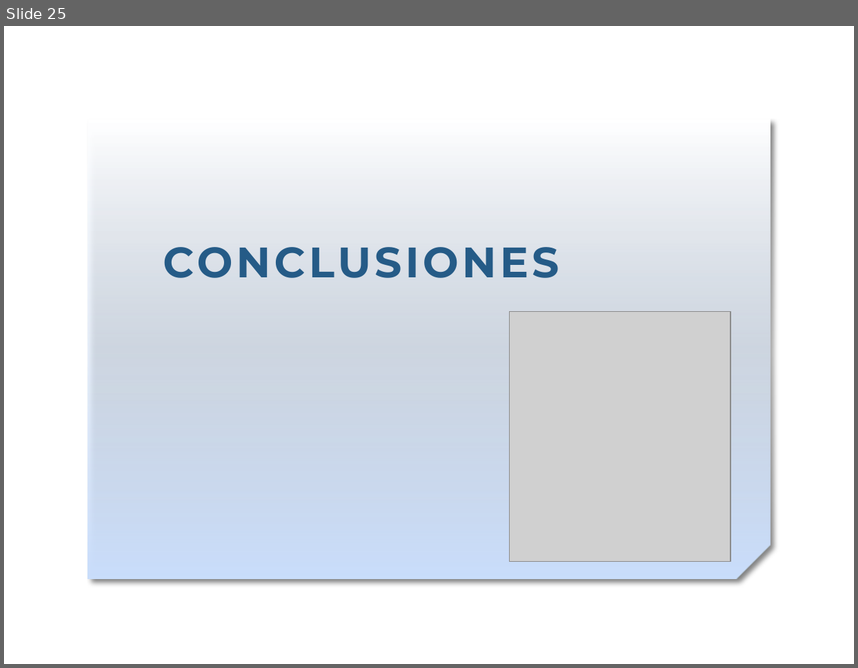
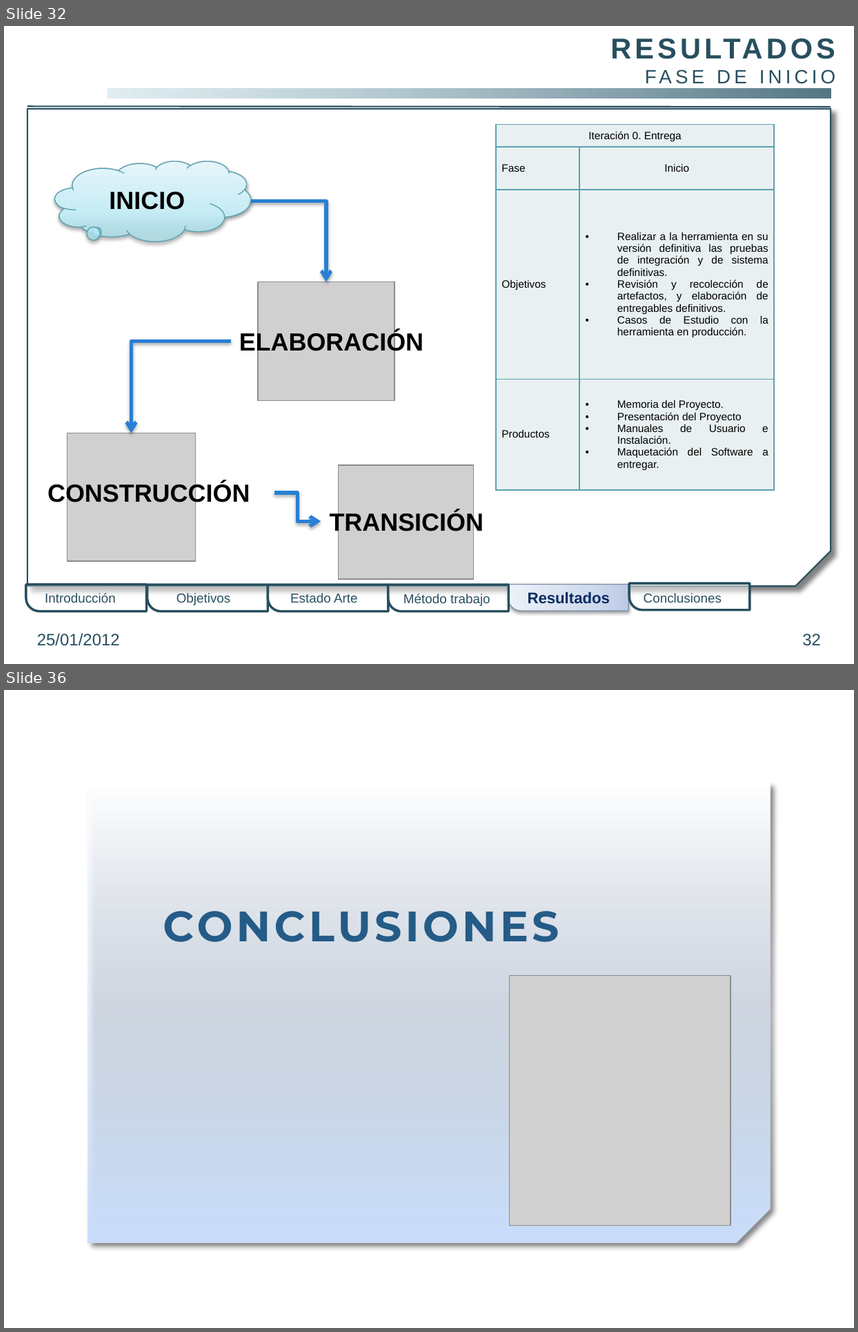
Before and after one commit to gangadhar001/repo-pfc, a slide deck: PFC/Presentacion/PresentacionPFC.pptx. Shown one above the other, each under a label of ours: slide 25 before the commit, slides 32 and 36 after it; the slides between them are not shown. The pictures are 858x668 and 858x1332 pixels, drawn with LibreOffice and Linux fonts; fonts in the diff are those of the drawing; grey boxes stand for pictures; background and template pictures are left out. Boxes give left, top, right and bottom in pixels: in the first picture for what was removed or moved away, otherwise in the second. Text is boxed around its words. In the diff, an @@ line names an element or a change of style, - is before the commit and + after.

Commit message:
- Presentacion: escribiendo resultados

```diff
--- a/PFC/Presentacion/PresentacionPFC.pptx
+++ b/PFC/Presentacion/PresentacionPFC.pptx
@@ slide 32 added at bbox=[4, 26, 854, 664], background picture (left out) @@
@@ line added from (27, 106) to (831, 107), #274F5F 1.25 pt @@
@@ rectangle added at bbox=[107, 89, 831, 98], fill gradient #D0E5EC to #547785 @@
@@ snip rect added at bbox=[27, 109, 831, 586], fill #FFFFFF, outline #274F5F 1.25 pt @@
@@ table added at bbox=[496, 125, 774, 490], 4 rows, 2 columns @@
+Iteración 0. Entrega | 
+Fase | Inicio
+Objetivos | Realizar a la herramienta en su versión definitiva las pruebas de integración y de sistema definitivas. / Revisión y recolección de artefactos, y elaboración de entregables definitivos. / Casos de Estudio con la herramienta en producción.
+Productos | Memoria del Proyecto. / Presentación del Proyecto / Manuales de Usuario e Instalación. / Maquetación del Software a entregar.
@@ thought cloud added at bbox=[55, 161, 252, 241], fill gradient #ACE6F3 to #C5ECF5 to #E8F8FC, outline #56A0AC 0.75 pt @@
@@ text added at bbox=[501, 164, 629, 263], 16.2 pt, text #274F5F @@
+RESULTADOS
+FASE DE INICIO
@@ text added at bbox=[109, 192, 185, 210], 21 pt, text #000000, bold @@
+INICIO
@@ elbow arrow added from (250, 201) to (326, 282), #297FD5 3 pt @@
@@ picture added at bbox=[258, 282, 395, 401] @@
@@ text added at bbox=[239, 331, 424, 355], 21 pt, text #000000, bold @@
+ELABORACIÓN
@@ elbow arrow added from (231, 341) to (132, 432), #297FD5 3 pt @@
@@ picture added at bbox=[67, 432, 195, 561] @@
@@ picture added at bbox=[338, 465, 474, 579] @@
@@ text added at bbox=[47, 482, 250, 506], 21 pt, text #000000, bold @@
+CONSTRUCCIÓN
@@ elbow arrow added from (274, 492) to (321, 521), #297FD5 3 pt @@
@@ text added at bbox=[330, 511, 484, 535], 21 pt, text #000000, bold @@
+TRANSICIÓN
@@ round rect added at bbox=[25, 584, 146, 610], fill #FFFFFF at 50% opacity, outline #274F5F 2 pt @@
@@ round rect added at bbox=[508, 584, 628, 610], fill gradient #BFCDE7 to #D2DBED to #EDF1F9, outline #7B8CA6 0.75 pt @@
@@ round rect added at bbox=[629, 584, 750, 610], fill #FFFFFF at 50% opacity, outline #274F5F 2 pt @@
@@ text added at bbox=[45, 592, 116, 602], 11 pt, text #274F5F @@
+Introducción
@@ round rect added at bbox=[148, 585, 268, 611], fill #FFFFFF at 50% opacity, outline #274F5F 2 pt @@
@@ text added at bbox=[176, 592, 231, 605], 11 pt, text #274F5F @@
+Objetivos
@@ round rect added at bbox=[268, 585, 388, 611], fill #FFFFFF at 50% opacity, outline #274F5F 2 pt @@
@@ text added at bbox=[290, 592, 358, 602], 11 pt, text #274F5F @@
+Estado Arte
@@ round rect added at bbox=[388, 585, 508, 611], fill #FFFFFF at 50% opacity, outline #274F5F 2 pt @@
@@ text added at bbox=[404, 593, 490, 606], 11 pt, text #274F5F @@
+Método trabajo
@@ text added at bbox=[528, 592, 611, 604], 13 pt, text #072C62, bold @@
+Resultados
@@ text added at bbox=[644, 592, 722, 602], 11 pt, text #274F5F @@
+Conclusiones
@@ text added at bbox=[37, 633, 120, 646], 14 pt, text #274F5F @@
+25/01/2012
@@ page number added at bbox=[802, 633, 821, 646], 14 pt, text #274F5F @@
+32
@@ what was slide 25 is now slide 36 @@
```
Also in this commit, not shown: 21 slides changed, 10 other slides added.
